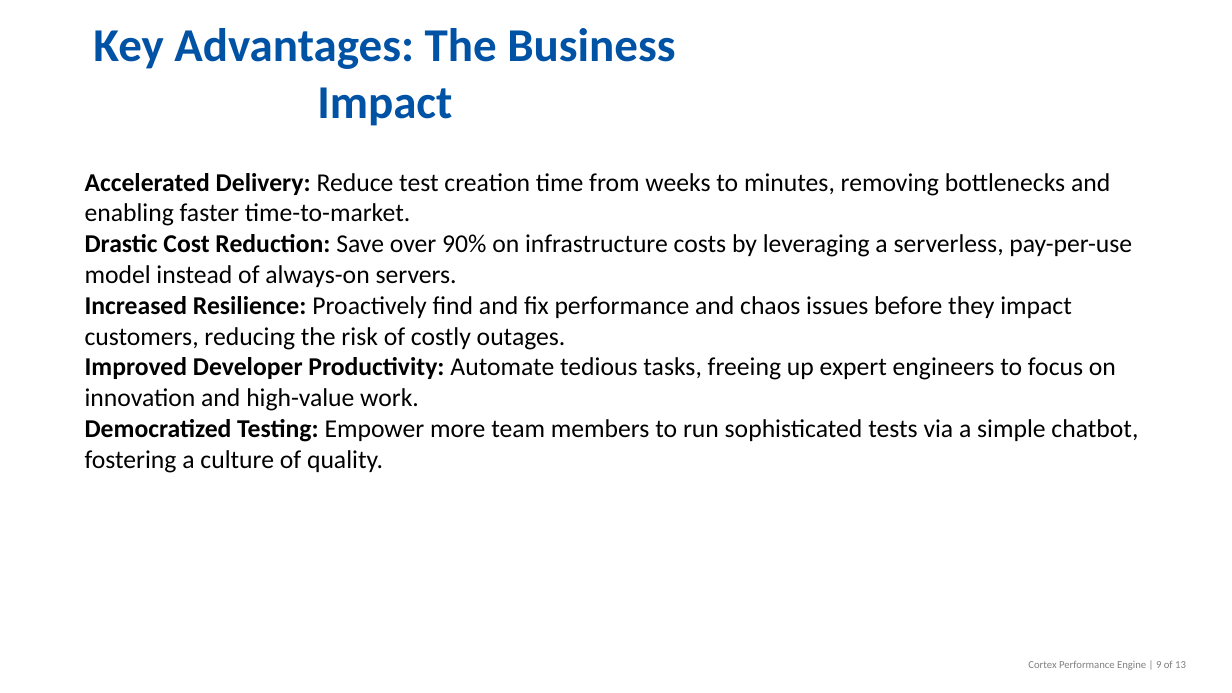
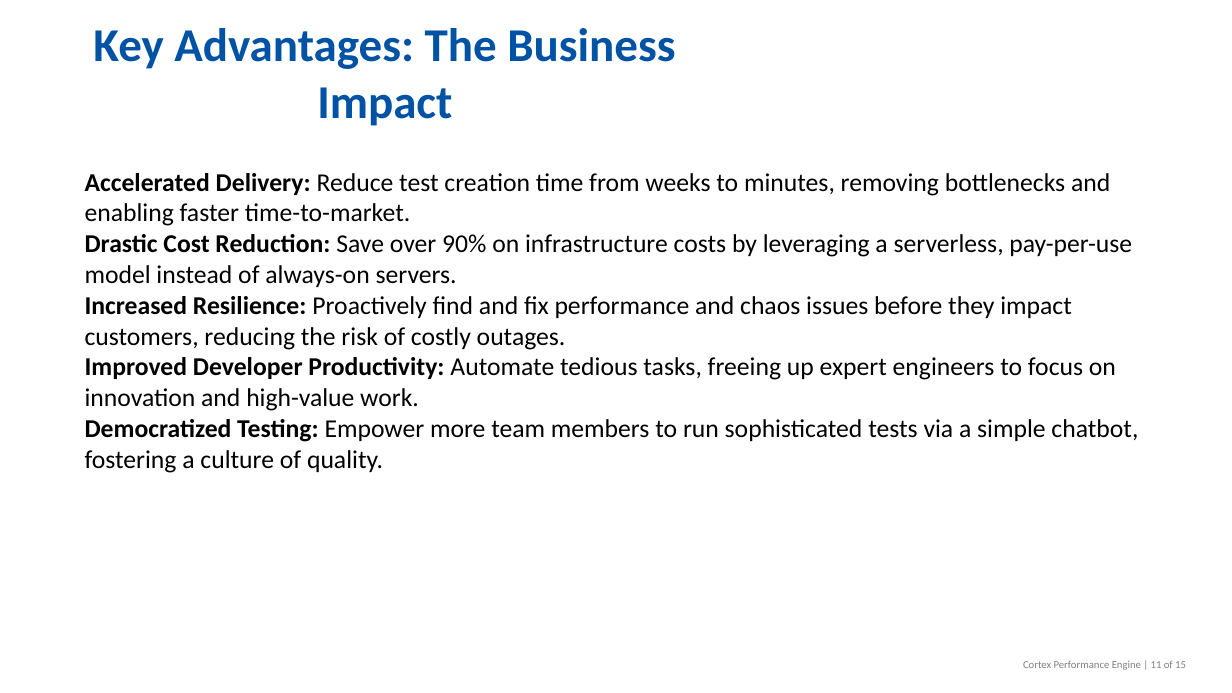
Before and after one commit to Shuvam-Das/Cortex-Performance-Engine, a slide deck: slide 11 of Cortex_Performance_Engine_Stakeholder_Presentation.pptx (slide 9 before the commit). Drawn at 1232x693 pixels with LibreOffice and Linux fonts; fonts in the diff are those of the drawing. Boxes give left, top, right and bottom in pixels: in the first picture for what was removed or moved away, otherwise in the second. Text is boxed around its words. In the diff, an @@ line names an element or a change of style, - is before the commit and + after.

```diff
--- a/Cortex_Performance_Engine_Stakeholder_Presentation.pptx
+++ b/Cortex_Performance_Engine_Stakeholder_Presentation.pptx
@@ text at [1023,661,1186,670]: text changed @@
-Cortex Performance Engine | 9 of 13
+Cortex Performance Engine | 11 of 15
```
Also in this commit, not shown: 10 other slides changed, 3 slides added, 1 slide removed, 1 other file.
